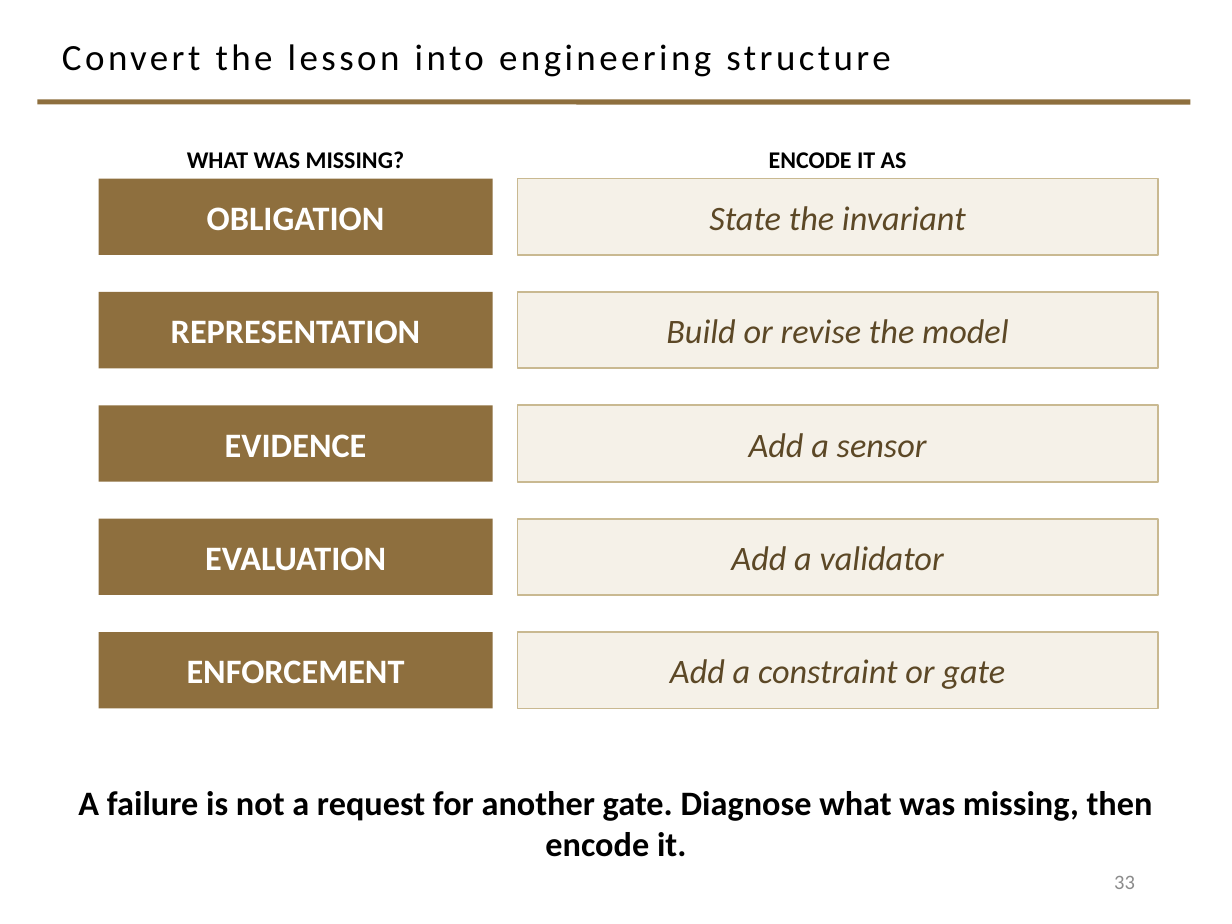
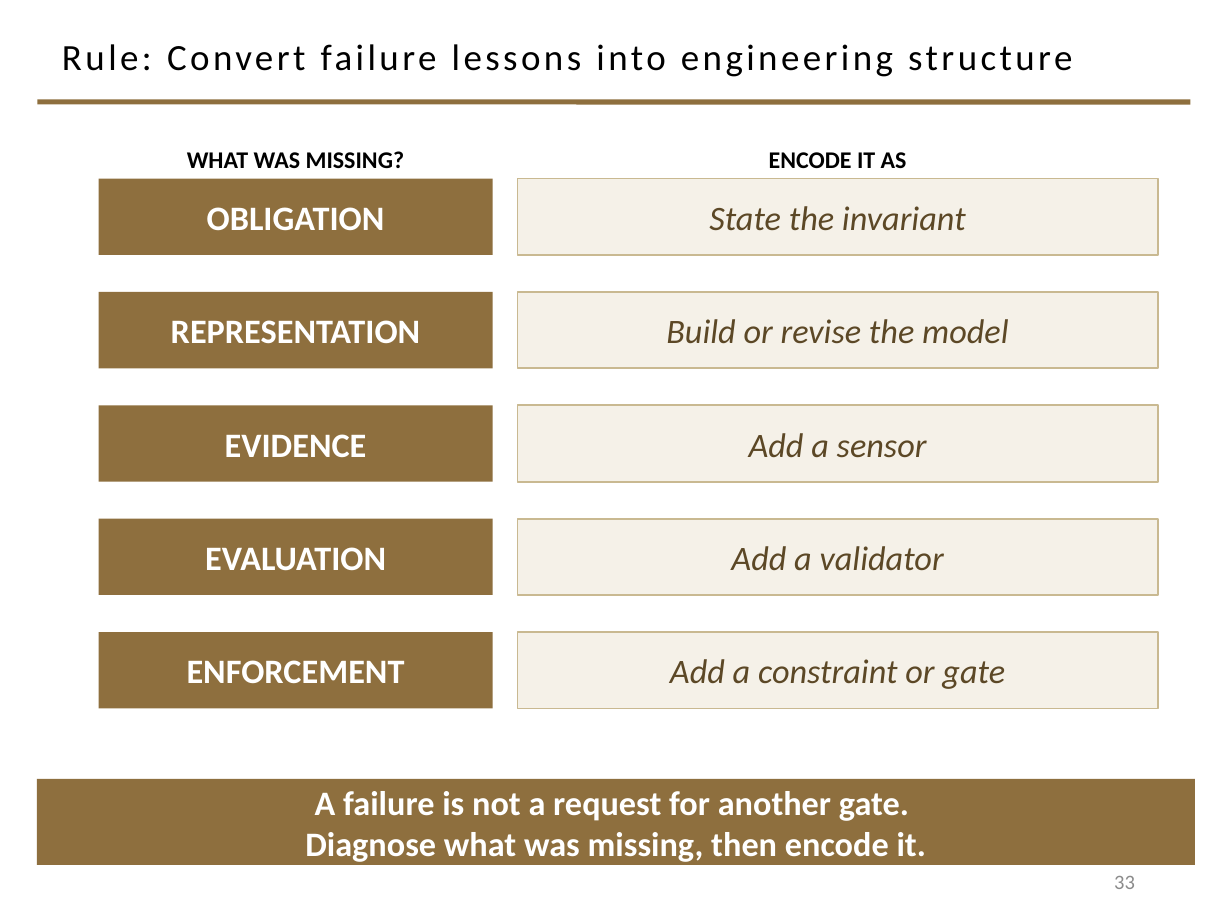
Before and after one commit to davisjam/model-based-agentic-software-engineering, a slide deck: slide 33 of course/lectures/act-2-delegation-and-control/04-failure-aware-engineering/2-4-Failure-Aware-Engineering.pptx. Drawn at 1232x924 pixels with LibreOffice and Linux fonts; fonts in the diff are those of the drawing; background and template pictures are left out. Boxes give left, top, right and bottom in pixels: in the first picture for what was removed or moved away, otherwise in the second. Text is boxed around its words. In the diff, an @@ line names an element or a change of style, - is before the commit and + after.

```diff
--- a/course/lectures/act-2-delegation-and-control/04-failure-aware-engineering/2-4-Failure-Aware-Engineering.pptx
+++ b/course/lectures/act-2-delegation-and-control/04-failure-aware-engineering/2-4-Failure-Aware-Engineering.pptx
@@ title at <box>62,44,1072,77</box>: text changed @@
-Convert the lesson into engineering structure
+Rule: Convert failure lessons into engineering structure
@@ rectangle "A failure is not a ...": place and size @@
-rectangle "A failure is not a ..." at <box>78,791,1153,857</box>
+rectangle "A failure is not a ..." at <box>37,779,1195,865</box>
@@ rectangle "A failure is not a ..." at <box>37,779,1195,865</box>: fill none to #8E6F3E @@
@@ text in rectangle at <box>305,791,926,862</box>: text changed; text colour #000000 to #FFFFFF @@
-A failure is not a request for another gate. Diagnose what was missing, then encode it.
+A failure is not a request for another gate.
+Diagnose what was missing, then encode it.
```
Also in this commit, not shown: 14 other slides changed, 2 slides added, 2 slides removed.
